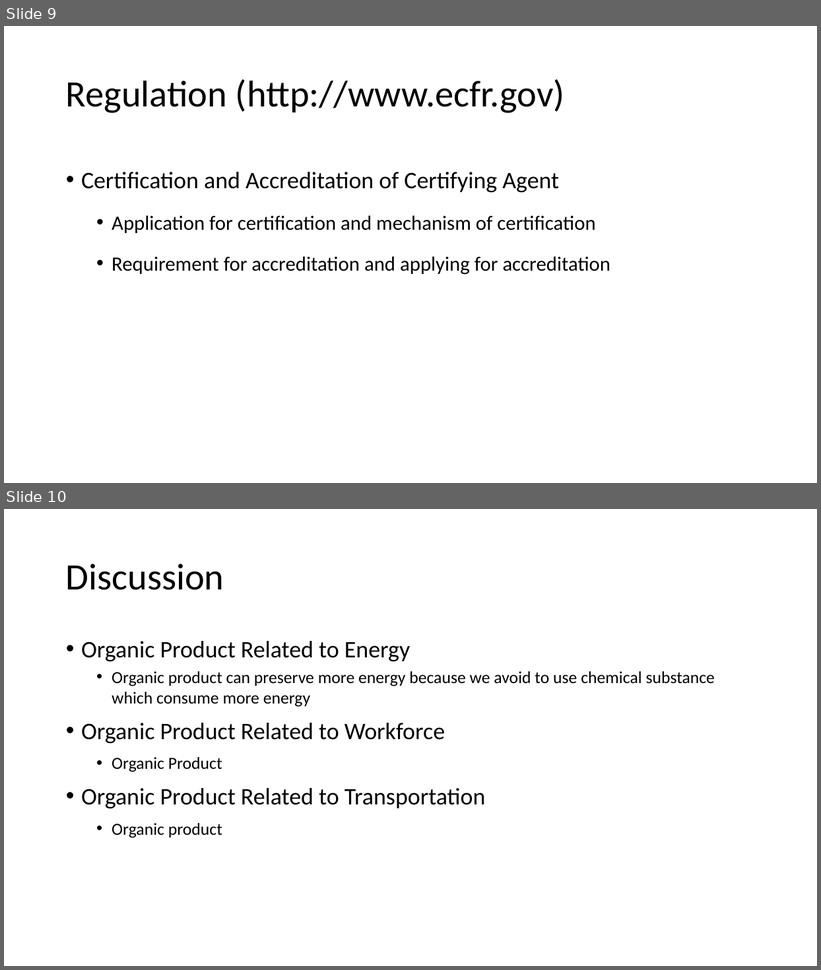
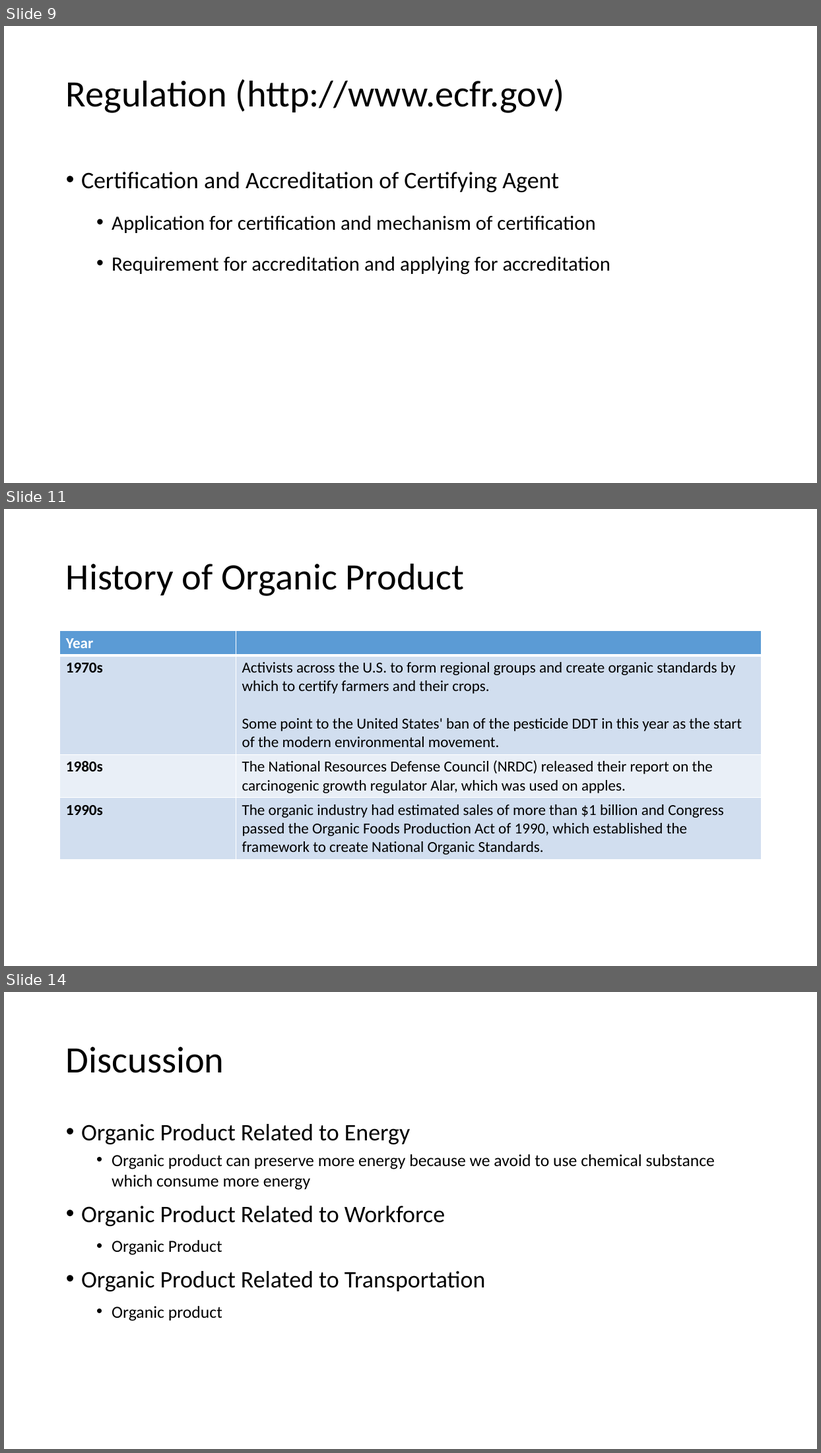
Before and after one commit to kurniawanbobby/seventh-floor, a slide deck: report/progress_definition_regulation.pptx. Shown one above the other, each under a label of ours: slides 9 and 10 before the commit, slides 9, 11 and 14 after it; the slides between them are not shown. The pictures are 821x970 and 821x1453 pixels, drawn with LibreOffice and Linux fonts; fonts in the diff are those of the drawing. Boxes give left, top, right and bottom in pixels: in the first picture for what was removed or moved away, otherwise in the second. Text is boxed around its words. In the diff, an @@ line names an element or a change of style, - is before the commit and + after.

```diff
--- a/report/progress_definition_regulation.pptx
+++ b/report/progress_definition_regulation.pptx
@@ slide 11 added at box(4, 509, 817, 966), background #FFFFFF @@
@@ title added at box(66, 563, 465, 596), 44 pt, text #000000 @@
+History of Organic Product
@@ table added at box(60, 631, 762, 857), 4 rows, 2 columns @@
+Year | 
+1970s | Activists across the U.S. to form regional groups and create organic standards by which to certify farmers and their crops. / Some point to the United States' ban of the pesticide DDT in this year as the start of the modern environmental movement.
+1980s | The National Resources Defense Council (NRDC) released their report on the carcinogenic growth regulator Alar, which was used on apples.
+1990s | The organic industry had estimated sales of more than $1 billion and Congress passed the Organic Foods Production Act of 1990, which established the framework to create National Organic Standards.
@@ what was slide 10 is now slide 14 @@
```
Also in this commit, not shown: 3 other slides added, 6 other files.
